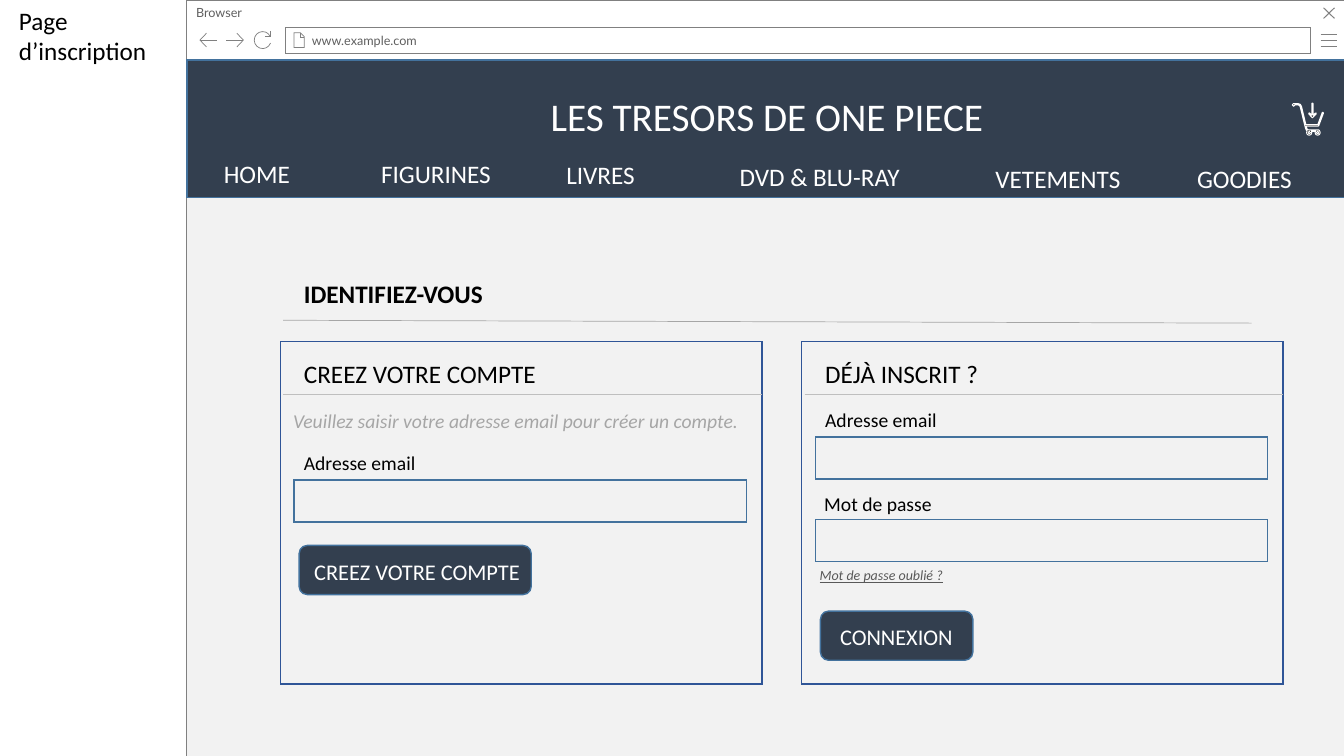
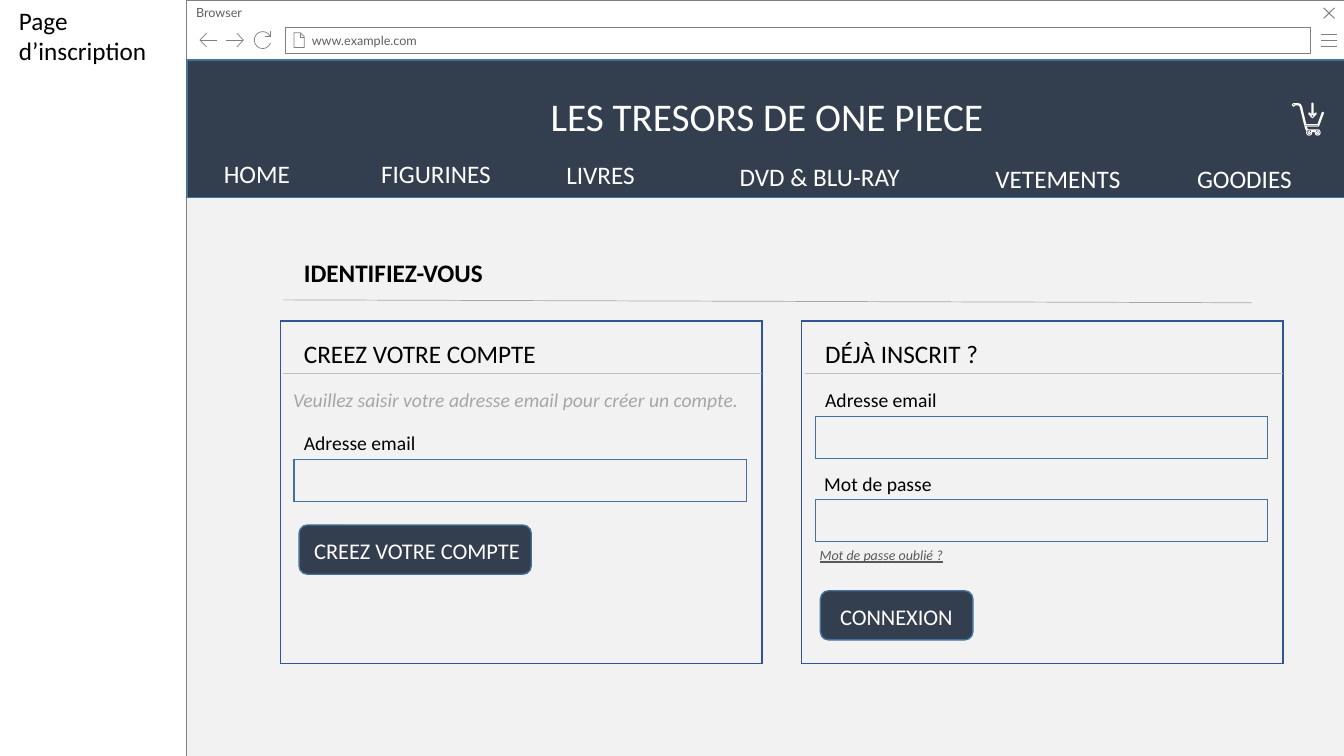
Before and after one commit to gui-lef/Groupe6, a slide deck: slide 5 of ProjetStage/MaquetteProjetStage.pptx. Drawn at 1344x756 pixels with LibreOffice and Linux fonts; fonts in the diff are those of the drawing. Boxes give left, top, right and bottom in pixels: in the first picture for what was removed or moved away, otherwise in the second. Text is boxed around its words. In the diff, an @@ line names an element or a change of style, - is before the commit and + after.

Commit message:
j3

```diff
--- a/ProjetStage/MaquetteProjetStage.pptx
+++ b/ProjetStage/MaquetteProjetStage.pptx
@@ 10 texts, 5 rectangles, 3 lines, 2 rounded rectangles: place and size @@
-10 texts, 5 rectangles, 3 lines, 2 rounded rectangles at bbox=[280, 286, 1284, 685]
+10 texts, 5 rectangles, 3 lines, 2 rounded rectangles at bbox=[280, 265, 1284, 664]
```
Also in this commit, not shown: 1 other slide changed, 1 slide added.
